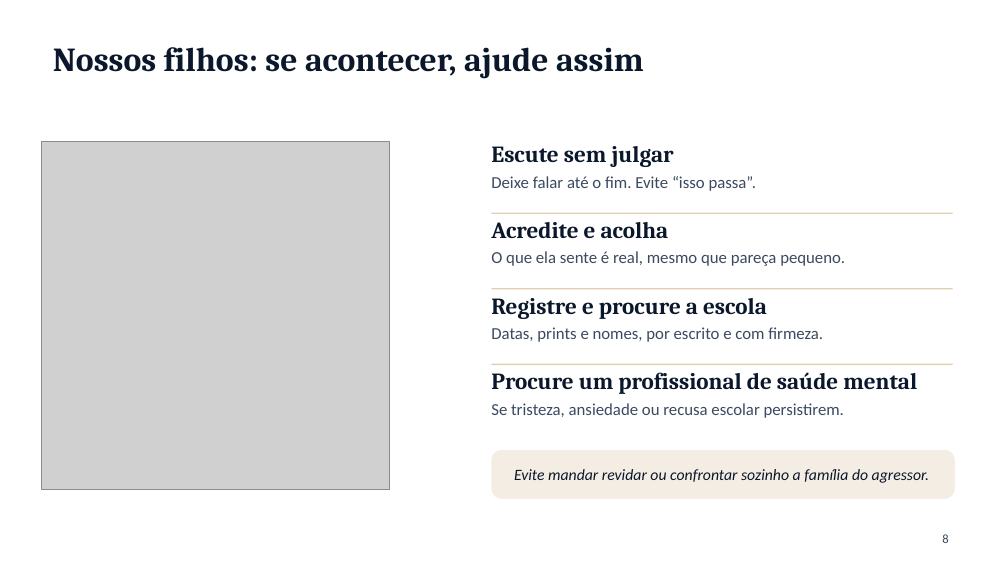
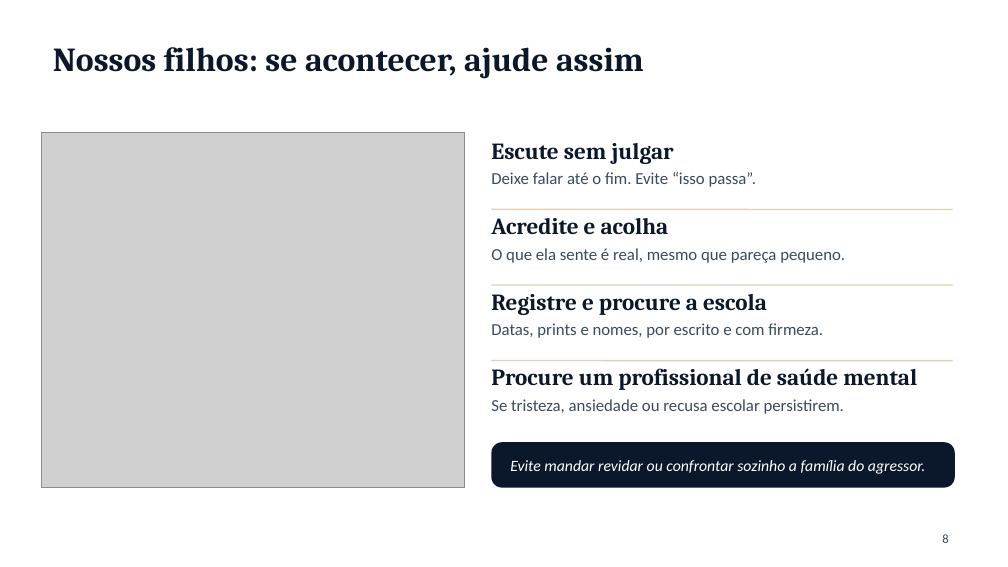
Before and after one commit to ebarroso12/ocorpoexplica, a slide deck: slide 8 of apresentacoes/bullying-saude-mental-escola.pptx. Drawn at 1008x567 pixels with LibreOffice and Linux fonts; fonts in the diff are those of the drawing; grey boxes stand for pictures; background and template pictures are left out. Boxes give left, top, right and bottom in pixels: in the first picture for what was removed or moved away, otherwise in the second. Text is boxed around its words. In the diff, an @@ line names an element or a change of style, - is before the commit and + after.

```diff
--- a/apresentacoes/bullying-saude-mental-escola.pptx
+++ b/apresentacoes/bullying-saude-mental-escola.pptx
@@ picture: place and size @@
-picture at (42, 142, 389, 490)
+picture at (42, 132, 465, 488)
@@ 6 texts, 3 lines: place and size @@
-6 texts, 3 lines at (491, 176, 953, 418)
+6 texts, 3 lines at (491, 172, 953, 414)
@@ rounded rectangle: place and size @@
-rounded rectangle at (492, 450, 955, 499)
+rounded rectangle at (492, 442, 955, 488)
@@ rounded rectangle at (492, 442, 955, 488): fill #F4EDE3 to #0B172B; proportions changed @@
@@ text "Evite mandar revidar ou confrontar ...": place and size @@
-text "Evite mandar revidar ou confrontar ..." at (514, 469, 929, 483)
+text "Evite mandar revidar ou confrontar ..." at (510, 460, 925, 474)
@@ text "Evite mandar revidar ou confrontar ..." at (510, 460, 925, 474): text colour #0B172B to #FFFFFF @@
```
Also in this commit, not shown: 12 other slides changed, 3 other files.
